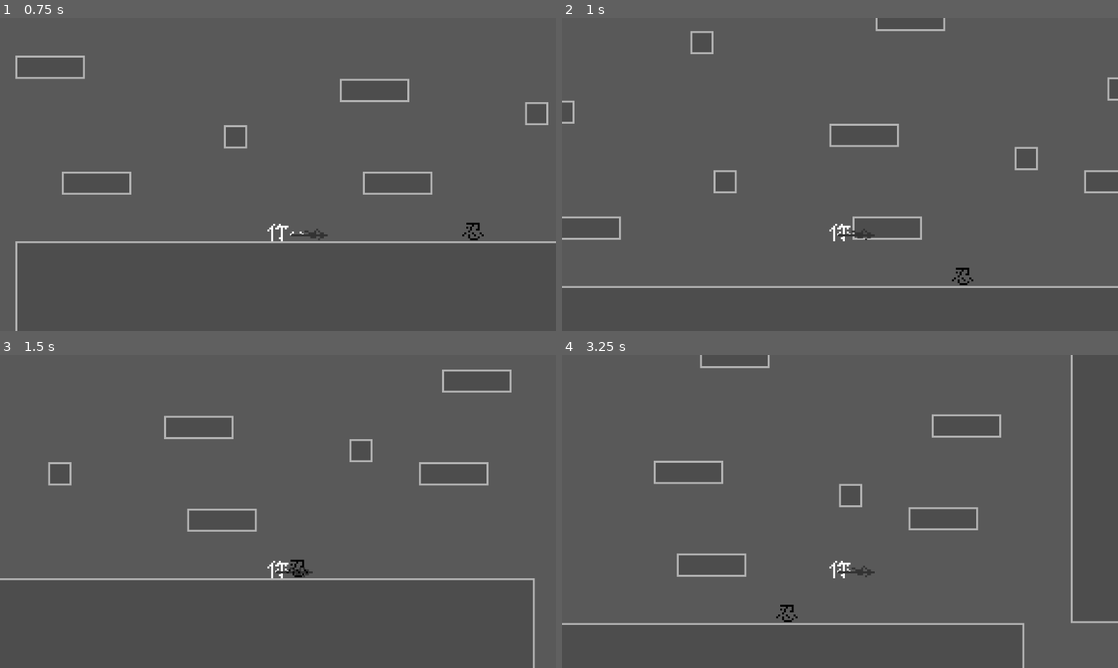
Above: before the commit, frames 1-4 (two rows, left to right).
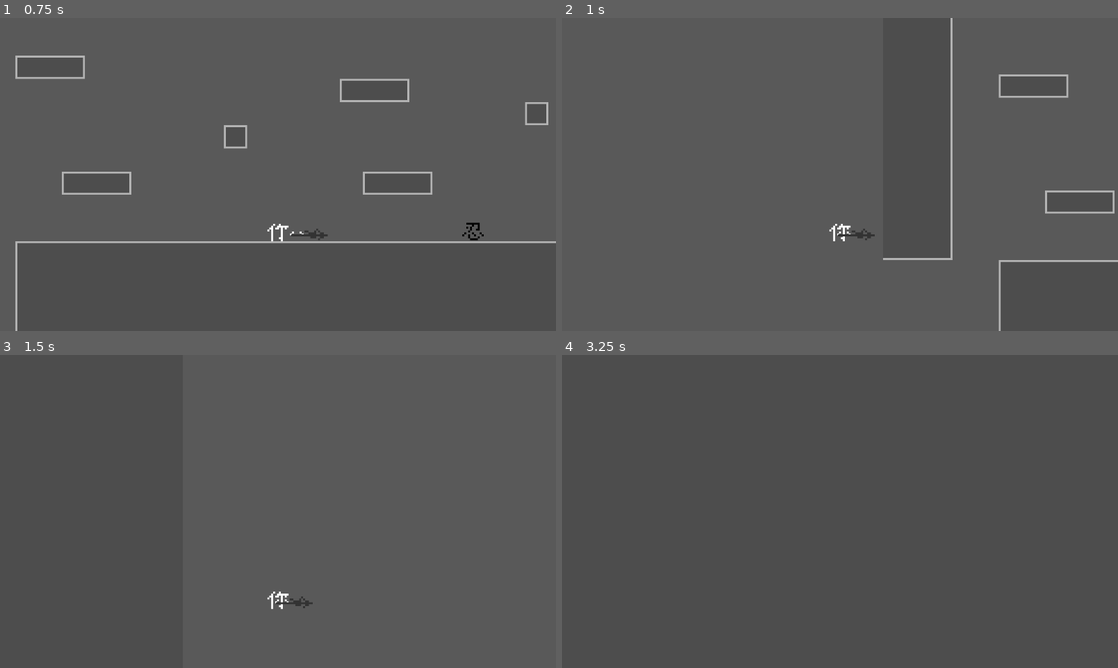
Above: after the commit, the same moments.

Repository: 123yangjiu/aminoacow
Game: Godot game, scene res://scene/map/battle_scene.tscn
Same seed, same stepped clock (60 frames per second), same inputs: the game is played once before the commit and once after it.
Inputs:
- Up to frame 1 (0.75 s): tap Enter at 0.5 s; hold Right (ui_right) from 0.53 s (still down); tap X (attack) at 0.6 s
- Up to frame 2 (1 s): keep holding Right (ui_right); tap Z (jump) at 0.77 s; tap C (roll, bound only after the commit) at 0.8 s
- Up to frame 3 (1.5 s): keep holding Right (ui_right); tap C (roll, bound only after the commit) at 1.35 s
- Up to frame 4 (3.25 s): tap Z (jump) at 1.52, 3.02 s; tap X (attack) at 1.55, 2.1, 3.05 s; release Right (ui_right) at 2.03 s; hold Left (ui_left) 2.03-2.78 s; tap C (roll, bound only after the commit) at 2.3, 2.85 s; hold Right (ui_right) from 2.78 s (still down)

Frame 1 is identical in both runs. In frame 2, 2.9% of the frame differs, in the area x 0-100%, y 0-100%; in frame 3, 2.2%; in frame 4, 2.4%.

Commit message:
a really really small change

Diff:
--- a/project.godot
+++ b/project.godot
@@ -35,6 +35,11 @@
 "events": [Object(InputEventKey,"resource_local_to_scene":false,"resource_name":"","device":0,"window_id":0,"alt_presse …(189 unchanged characters)…
 ]
 }
+roll={
+"deadzone": 0.2,
+"events": [Object(InputEventKey,"resource_local_to_scene":false,"resource_name":"","device":-1,"window_id":0,"alt_pressed":false,"shift_pressed":false,"ctrl_pressed":false,"meta_pressed":false,"pressed":false,"keycode":0,"physical_keycode":67,"key_label":0,"unicode":99,"location":0,"echo":false,"script":null)
+]
+}
 
 [layer_names]
 
--- a/resource/character/character_stats.gd
+++ b/resource/character/character_stats.gd
@@ -9,7 +9,8 @@
 @export var art:Texture2D
 @export var speed:float
 @export var jump_speed:float
-@export var attack_interal:float
+@export var roll_factor:	Vector2 = Vector2(0.5,0)
+@export var roll_interval:float = 1
 
 var health:int :set = set_health
 var health_mode:float = 1.0
--- a/script/character/you.gd
+++ b/script/character/you.gd
@@ -36,23 +36,23 @@
 func _physics_process(delta: float) -> void:
 	#move-related
 	add_gravity(delta)
-
+	var direction := Input.get_axis("ui_left", "ui_right")
 	jump()
-	var direction := Input.get_axis("ui_left", "ui_right")
-
 	smooth_move(direction)
+	roll(direction)
 
 	move_and_slide()
 	#other_input-related
 	attack(direction_bool)
 
-
+#set_stats-related
 func set_direction(value)->void:
 	if value != direction_bool and ! is_action:
 		is_flip = true
 		flip_hand(value)
 	direction_bool = value
 
+#physice-related
 func add_gravity(delta)->void:
 	if not is_on_floor():
 		velocity += get_gravity() * delta
@@ -87,10 +87,16 @@
 	is_flip = false
 	#tween.parallel().tween_property(current_weapon,"rotation_degrees",180,0.1)
 	#tween.tween_property(hand,"rotation_degrees",0,0.1)
-
-func attack(direction)->void:
+func attack(bool_direction)->void:
 	if Input.is_action_just_pressed("attack") and ! is_action and ! is_flip:
-		current_weapon.attack(direction)
+		current_weapon.attack(bool_direction)
+func roll(direction)->void:
+	if Input.is_action_just_pressed("roll"):
+		var tween := create_tween().set_ease(Tween.EASE_OUT)
+		var start := self.global_position
+		tween.tween_property(self,"global_position",start-char_stats.roll_factor*SPEED*direction,0.3)
+		pass
+	pass
 
 
 func image_change()->void:
--- a/stats/you/you.tres
+++ b/stats/you/you.tres
@@ -9,5 +9,6 @@
 art = ExtResource("1_takd6")
 speed = 150.0
 jump_speed = -250.0
-attack_interal = 0.3
+roll_factor = Vector2(2.5, 0)
+roll_interval = 1.0
 metadata/_custom_type_script = "uid://bptq7c5xo6cko"
